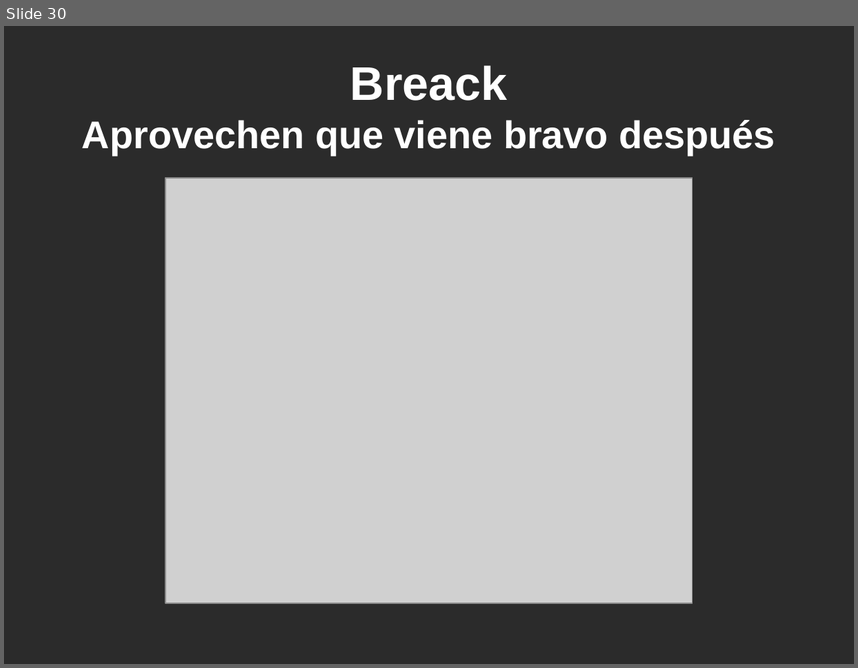
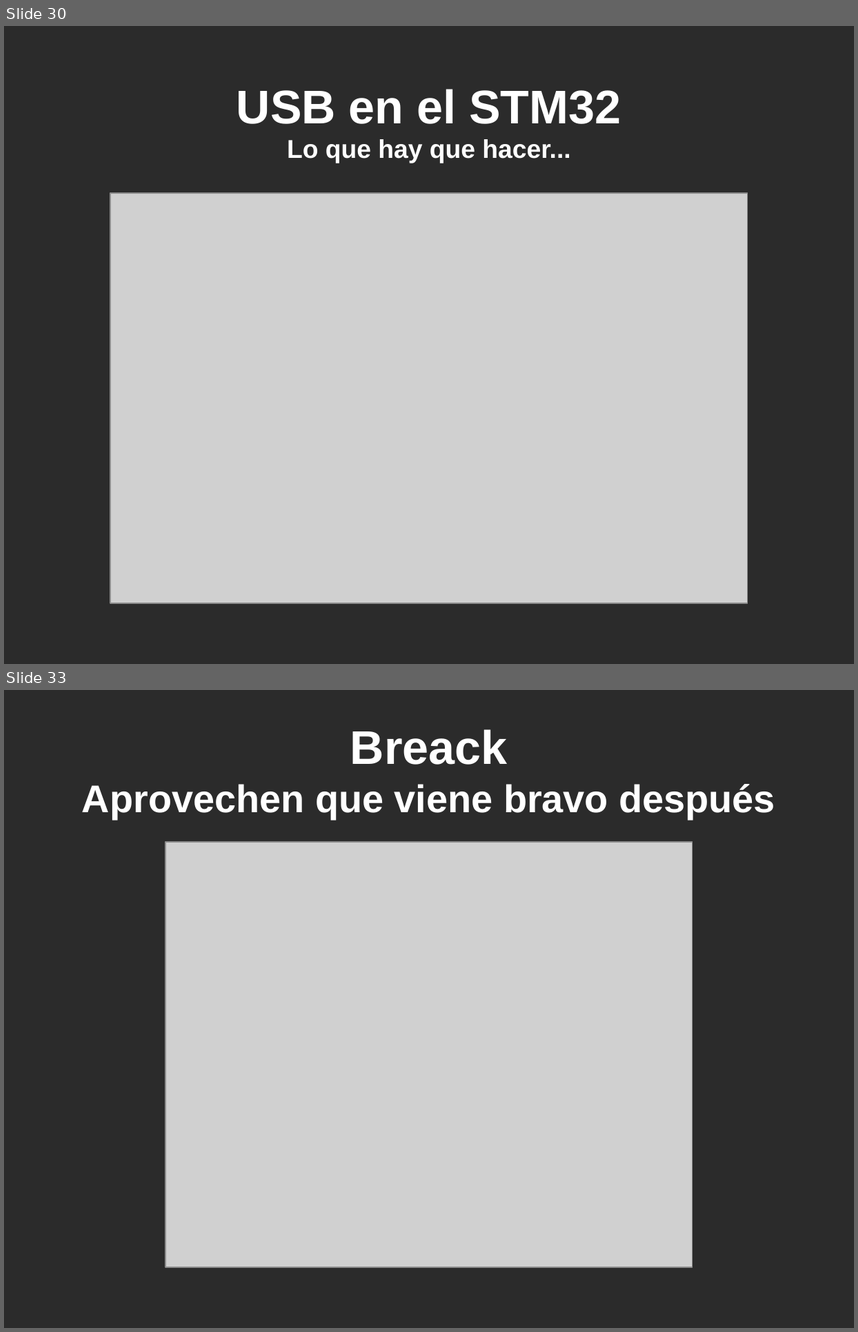
Before and after one commit to martinribelotta/curso_cm3_2011_docs, a slide deck: Curso Cortex M3 UTN Dia2.odp. Shown one above the other, each under a label of ours: slide 30 before the commit, slides 30 and 33 after it; the slides between them are not shown. The pictures are 858x668 and 858x1332 pixels, drawn with LibreOffice and Linux fonts; fonts in the diff are those of the drawing; grey boxes stand for pictures; background and template pictures are left out; a plain dark background stands for a picture behind light text. Boxes give left, top, right and bottom in pixels: in the first picture for what was removed or moved away, otherwise in the second. Text is boxed around its words. In the diff, an @@ line names an element or a change of style, - is before the commit and + after.

```diff
--- a/Curso Cortex M3 UTN Dia2.odp
+++ b/Curso Cortex M3 UTN Dia2.odp
@@ slide 30 added at <box>4,26,854,664</box>, background picture (left out) @@
@@ title added at <box>237,89,621,124</box>, 44 pt, text #FFFFFF, bold @@
+USB en el STM32
@@ title added at <box>287,139,570,163</box>, 24 pt, text #FFFFFF, bold @@
+Lo que hay que hacer...
@@ picture added at <box>110,194,749,603</box> @@
@@ what was slide 30 is now slide 33 @@
```
Also in this commit, not shown: 2 other slides added.
